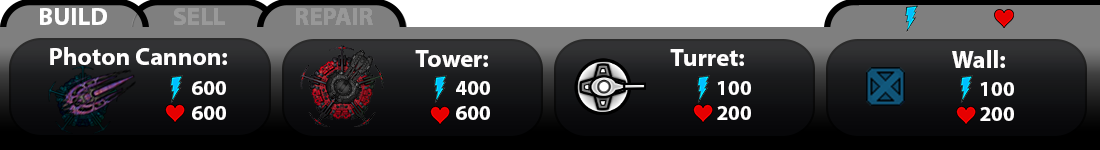
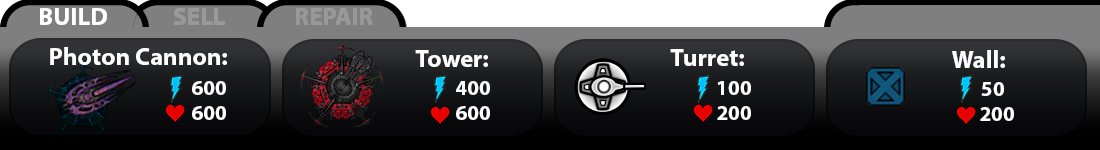
Revision of a layered 1100px x 150px image; what changed, layer by layer:
hid "energy copy 4" over [905,5,918,33]
hid "heart copy 4" over [994,9,1014,28]
renamed "100 200" to "50 200", painted on it over [980,82,1014,96]
